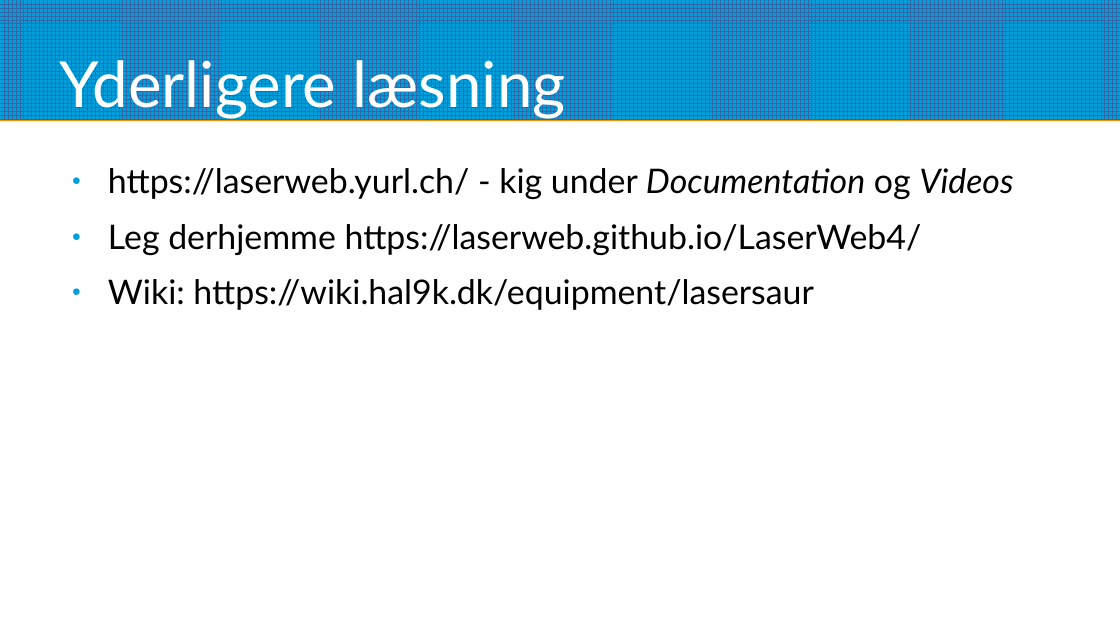
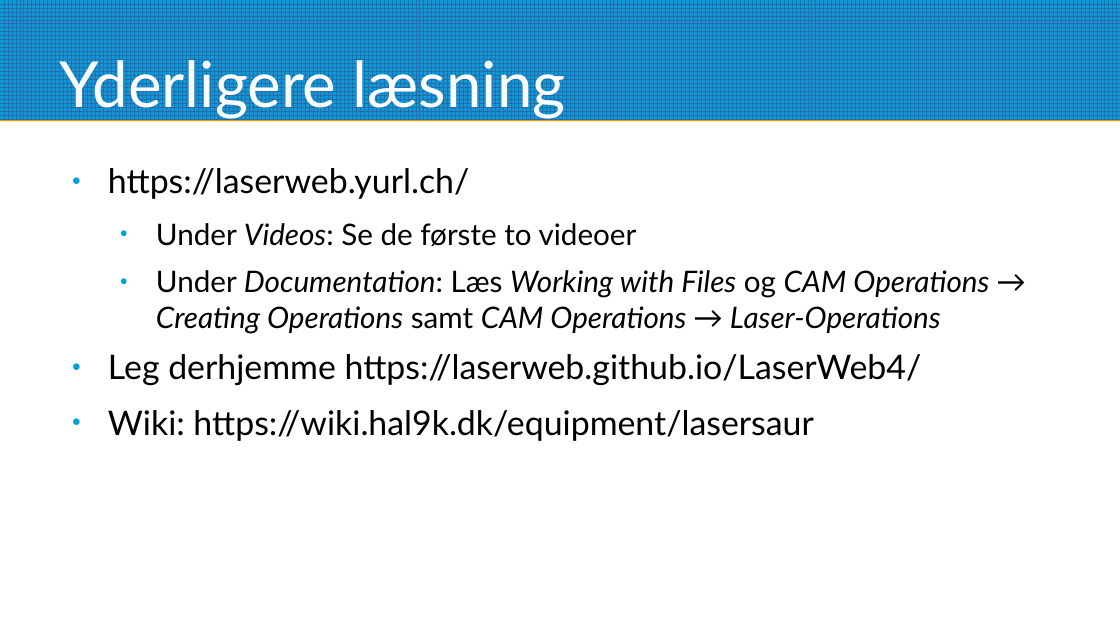
Before and after one commit to Hal9k-dk/lasersaur, a slide deck: slide 9 of intro/lasersaurintro.odp (slide 10 before the commit). Drawn at 1120x630 pixels with LibreOffice and Linux fonts; fonts in the diff are those of the drawing. Boxes give left, top, right and bottom in pixels: in the first picture for what was removed or moved away, otherwise in the second. Text is boxed around its words. In the diff, an @@ line names an element or a change of style, - is before the commit and + after.

Commit message:
Add more.

```diff
--- a/intro/lasersaurintro.odp
+++ b/intro/lasersaurintro.odp
@@ text at [108, 168, 989, 334]: text changed; size 24 to 21 pt; italic on @@
-● https://laserweb.yurl.ch/ - kig under Documentation og Videos
+● https://laserweb.yurl.ch/
+  ● Under Videos: Se de første to videoer
+  ● Under Documentation: Læs Working with Files og CAM Operations → Creating Operations samt CAM Operations → Laser-Operations
```
Also in this commit, not shown: 2 other slides changed, 1 slide added.
